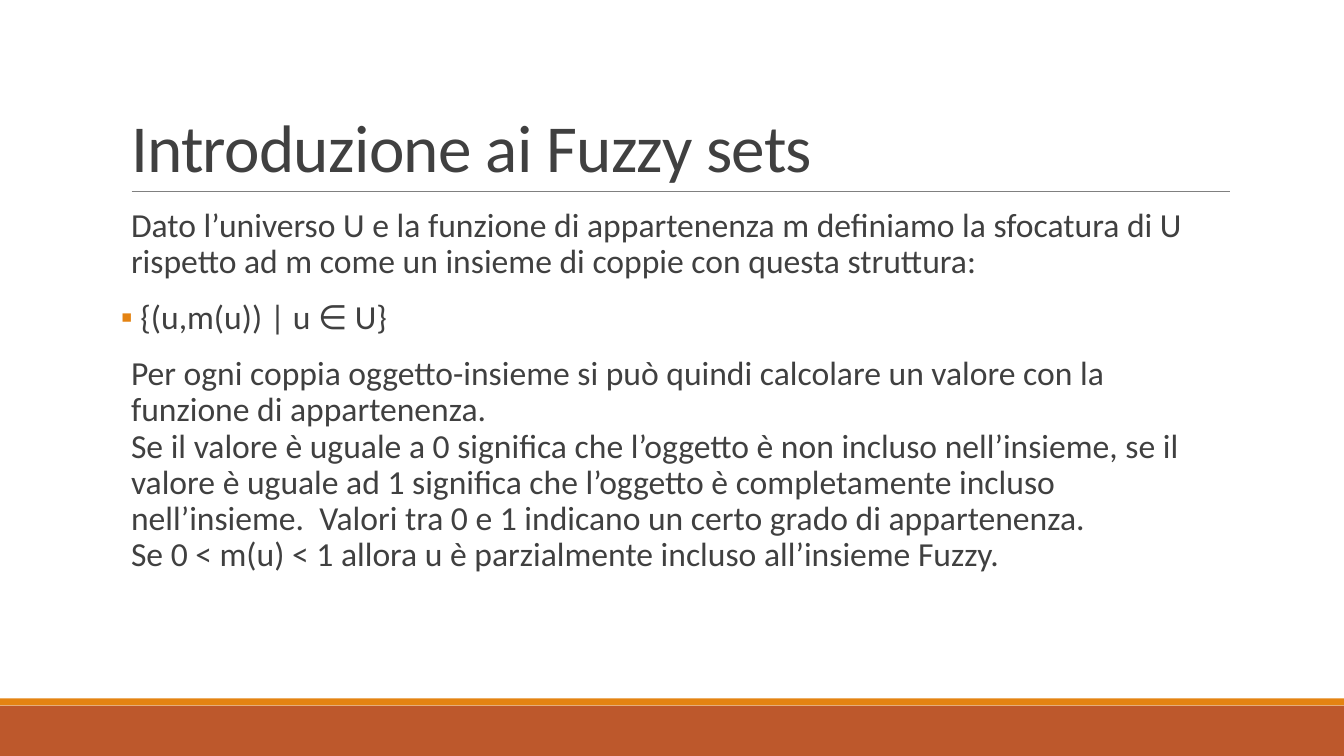
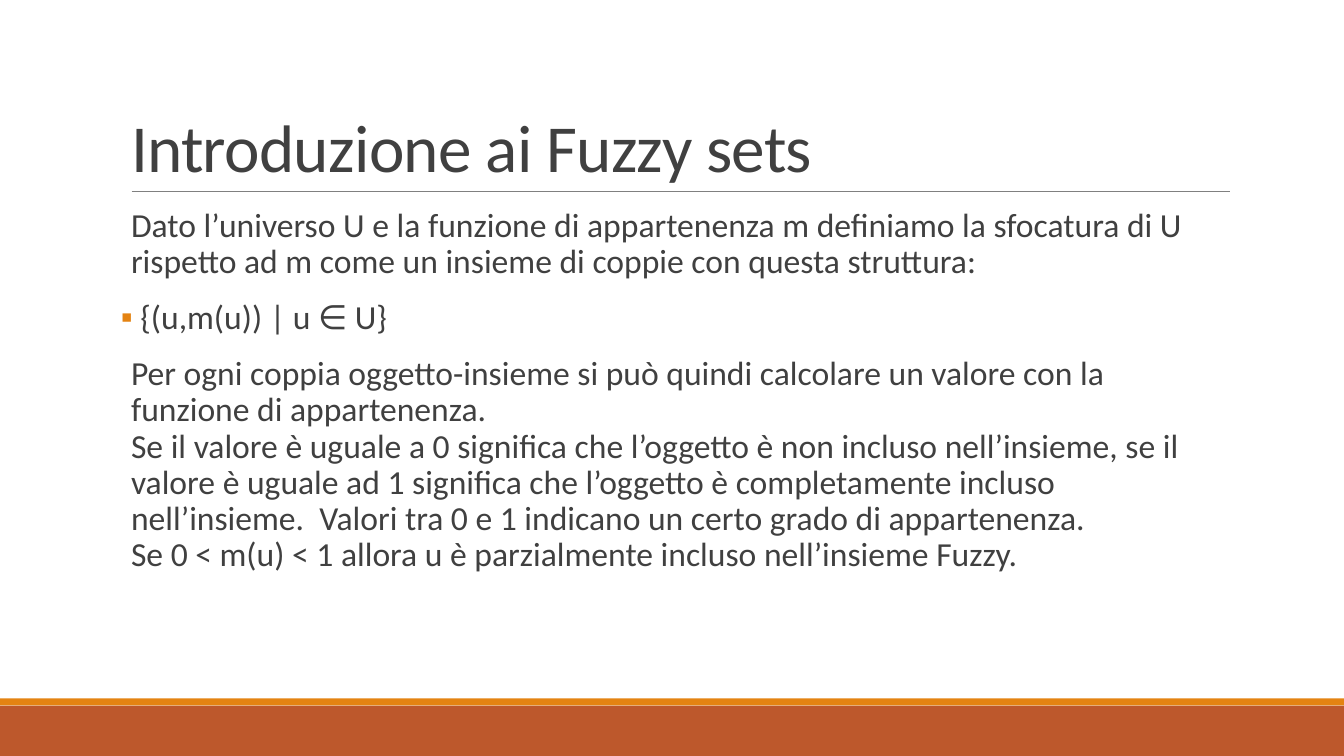
Before and after one commit to Gallo00/progettoDM, a slide deck: slide 4 of relazione.pptx. Drawn at 1344x756 pixels with LibreOffice and Linux fonts; fonts in the diff are those of the drawing. Boxes give left, top, right and bottom in pixels: in the first picture for what was removed or moved away, otherwise in the second. Text is boxed around its words. In the diff, an @@ line names an element or a change of style, - is before the commit and + after.

```diff
--- a/relazione.pptx
+++ b/relazione.pptx
@@ text at <box>131,361,1178,572</box>: text changed @@
-  Per ogni coppia oggetto-insieme si può quindi calcolare un valore con la funzione di appartenenza.
-  Se il valore è uguale a 0 significa che l’oggetto è non incluso nell’insieme, se il valore è uguale ad 1 significa che l’oggetto è completamente incluso nell’insieme. Valori tra 0 e 1 indicano un certo grado di appartenenza.
-  Se 0 < m(u) < 1 allora u è parzialmente incluso all’insieme Fuzzy.
+  Per ogni coppia oggetto-insieme si può quindi calcolare un valore con la funzione di appartenenza.
+  Se il valore è uguale a 0 significa che l’oggetto è non incluso nell’insieme, se il valore è uguale ad 1 significa che l’oggetto è completamente incluso nell’insieme. Valori tra 0 e 1 indicano un certo grado di appartenenza.
+  Se 0 < m(u) < 1 allora u è parzialmente incluso nell’insieme Fuzzy.
```
Also in this commit, not shown: 6 other slides changed, 6 other files.
